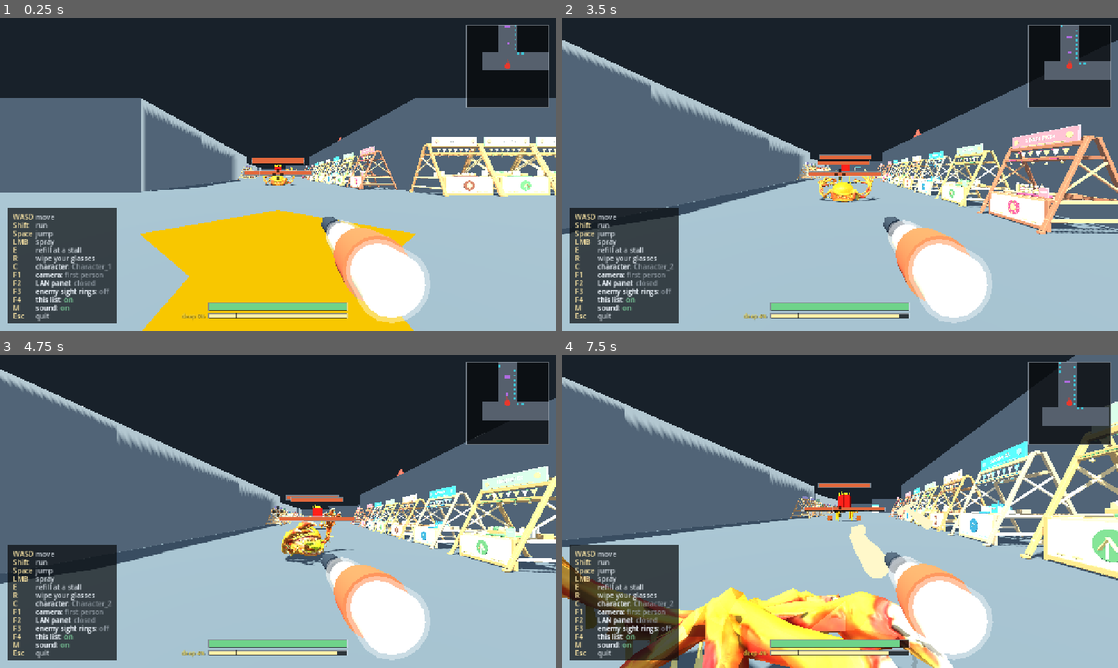
Above: before the commit, frames 1-4 (two rows, left to right).
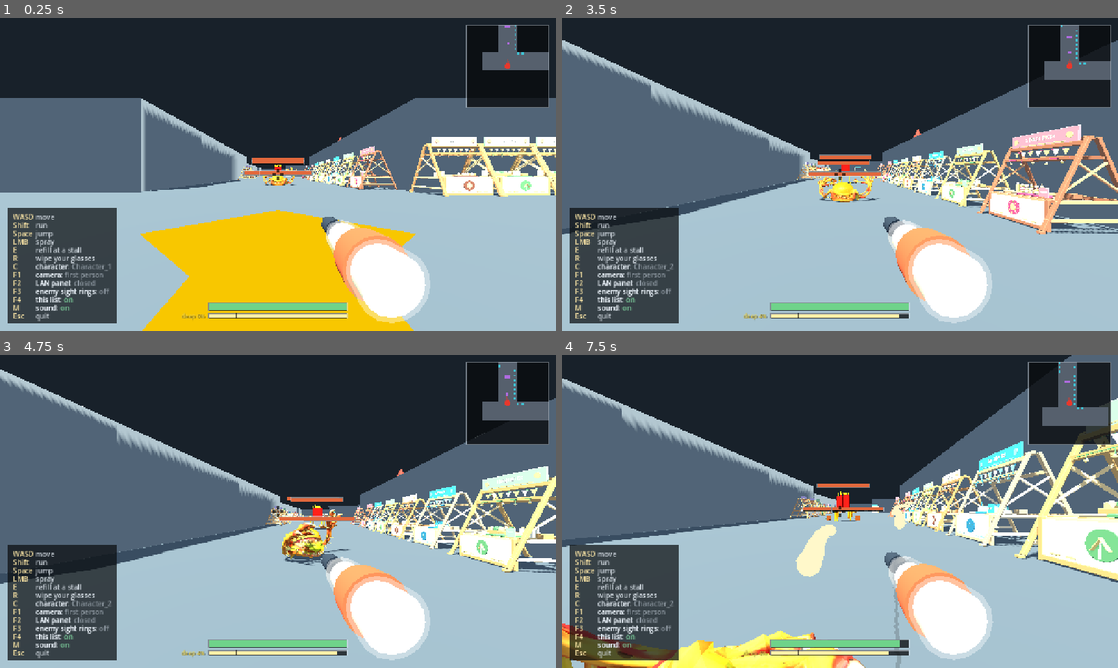
Above: after the commit, the same moments.

Repository: k3vin7/SauceIT-
Game: Godot game, scene res://main.tscn
Same seed, same stepped clock (60 frames per second), same inputs: the game is played once before the commit and once after it.
Inputs (mouse positions are in pixels of both pictures, inside the frame that each line leads up to):
- Up to frame 1 (0.25 s): no input
- Up to frame 2 (3.5 s): tap Enter at 0.5 s; move the mouse to (867, 174) at 0.52 s; press the mouse at (867, 174) at 0.53 s; hold W (move_forward) from 0.53 s (still down); tap Space (jump) at 0.77, 1.52, 3.02 s; move the mouse to (812, 174) at 1.27 s; release the mouse at (812, 174) at 1.28 s; tap E (refill_sauce) at 1.35 s; move the mouse to (851, 168) at 2.02 s; hold Shift (run) 2.03-2.78 s; move the mouse to (834, 180) at 2.77 s; tap C (switch_character) at 2.85 s
- Up to frame 3 (4.75 s): keep holding W (move_forward); move the mouse to (316, 514) at 3.52 s; hold R (wipe_screen) 3.53-4.28 s; tap Space (jump) at 3.77, 4.52 s; move the mouse to (233, 508) at 4.27 s; tap Tab at 4.35 s
- Up to frame 4 (7.5 s): move the mouse to (845, 511) at 5.02 s; tap 1 at 5.1 s; move the mouse to (817, 505) at 5.77 s; release W (move_forward) at 5.78 s; hold D (move_right) 5.78-6.53 s; tap 2 at 5.85 s; tap Space (jump) at 6.02, 6.77 s; move the mouse to (867, 511) at 6.52 s; press the mouse at (867, 511) at 6.53 s; hold W (move_forward) from 6.53 s (still down); move the mouse to (812, 511) at 7.27 s; release the mouse at (812, 511) at 7.28 s; tap E (refill_sauce) at 7.35 s

The runs differ from the first frame. In frame 1, less than 0.1% of the frame differs, in the area x 47-53%, y 48-54%; in frame 2, less than 0.1%; in frame 3, 0.8%; in frame 4, 20%, in the area x 0-100%, y 0-100%.

Commit message:
Let the bun sway with the monster, and keep it out of the street
The arm colliders followed their bones; the bun's three discs did not. Measured
over a walk cycle the Body bone travels 1.00 m across and 1.10 m fore and aft, so
the monster lurched around inside three discs bolted to its node -- which is what
"the collider and the monster move differently" was.

They follow the Body bone now, and the collider's centre tracks the drawn body's
through a stride instead of standing still while it swings.

**Clamped at the floor, both the bun and the arms.** A shape that dips below the
body's own floor is a shape the ground pushes back, and what the ground is
pushing is the whole monster, which then hovers -- the thing an earlier note in
`_bones` was already written about. Sideways they follow; downwards they stop. A
hand may rest on the street and may not reach under it.

**Measuring the union of the whole walk was the wrong answer and is not kept.**
It sounds safer, and it gave a body a fifth taller than anything that ever fills
it: the silhouette swings that much through a stride, so the union describes a
monster nobody can touch. The sway does not want a bigger box, it wants colliders
that move, which is what this is.

probe_enemy is back to the 5 the merge left -- the chase, a rest-pose count, and
the death animation from the character branch.

Diff:
--- a/scripts/enemy.gd
+++ b/scripts/enemy.gd
@@ -23,6 +23,9 @@
 ## How many vertices a body is measured from. Enough that the bound is tight to
 ## well under a centimetre, few enough that the skinning is not felt at build.
 const MEASURED_VERTEX_SAMPLES := 400
+## How many points of the walk the body is measured at. The sway is a slow
+## cycle, so a handful catch its extremes.
+const MEASURED_POSE_SAMPLES := 9
 const MODEL_SCALE_MULTIPLIER := 5.0
 const MODEL_VISUAL_SCALE_MULTIPLIER := 2.0
 const MODEL_TARGET_SIZE := Vector3(2.0, 2.0, 2.0) * MODEL_SCALE_MULTIPLIER
@@ -283,6 +286,11 @@
 ## The limb colliders and the bones they follow, filled in once the rig is known.
 ## Empty on a monster whose rig has no arms, which is every one but the burger.
 var _limb_shapes: Array = []
+## The bun's three discs and where each sits relative to the Body bone's rest.
+## The bun sways a metre either way as the thing walks; left pinned to the node,
+## its colliders stood still while the monster lurched around inside them.
+var _body_shapes: Array = []
+var _body_bone := -1
 var _skeleton: Skeleton3D
 var _bun_radius := 0.9
 var _arm_span := 1.0
@@ -323,7 +331,12 @@
 	radius = _bun_radius
 	_arm_span = drawn.size.x * 0.5
 	contact_reach = maxf(_arm_span - _bun_radius, 0.0)
-	_visual_root.position = Vector3(0.0, -stand_height(), 0.0)
+	# **Placed by where the skin actually ends, not by assuming it starts at zero.**
+	# A ground-origin model has its soles at local y 0 in the pose it was modelled
+	# in; skinned into the pose it stands in, the lowest point is somewhere else,
+	# and lifting by half the height put the whole body a third of a metre into the
+	# street -- which the physics then pushed back out of, so the monster hovered.
+	_visual_root.position = Vector3(0.0, -stand_height() - drawn.position.y, 0.0)
 
 	var bones := _bones()
 	_rest_radius = _bun_radius
@@ -426,9 +439,14 @@
 ## under a centimetre and this runs once, while every vertex is fifteen thousand
 ## matrix products per monster at build.
 func _visual_bounds() -> AABB:
-	_pose_for_measurement()
 	var lo := Vector3.INF
 	var hi := -Vector3.INF
+	# One pose -- the one it stands in. Taking the union of the whole walk sounds
+	# safer and is not: the silhouette swings a fifth of its own height through a
+	# stride, so the union describes a body a fifth too tall that nothing ever
+	# fills. What the sway needs is not a bigger box but colliders that move with
+	# it, which is `_follow_bones`.
+	_pose_for_measurement(0.0)
 	for node in _visual_root.find_children("*", "MeshInstance3D", true):
 		var mesh := node as MeshInstance3D
 		var to_body := _visual_root.transform * _relative_transform(mesh)
@@ -444,11 +462,14 @@
 ## Puts the rig in the pose the monster stands in before anything is measured
 ## off it. Without this the skeleton is still at its rest pose and the skinning
 ## below would faithfully reproduce the box this exists to stop using.
-func _pose_for_measurement() -> void:
-	if _animation_player == null or _idle_animation.is_empty():
-		return
-	_animation_player.play(_idle_animation)
-	_animation_player.seek(0.0, true)
+func _pose_for_measurement(through := 0.0) -> void:
+	if _animation_player == null or _walk_animation.is_empty():
+		return
+	var clip := _animation_player.get_animation(_walk_animation)
+	if clip == null:
+		return
+	_animation_player.play(_walk_animation)
+	_animation_player.seek(clip.length * clampf(through, 0.0, 1.0), true)
 	_animation_player.advance(0.0)
 
 
@@ -535,7 +556,7 @@
 ## The nearest limb segment that the point is actually near: a hit on the bun is
 ## metres from either arm and must not be dragged into one.
 func _bone_for(at: Vector3) -> int:
-	if _skeleton == null or _limb_shapes.is_empty():
+	if _skeleton == null or (_limb_shapes.is_empty() and _body_shapes.is_empty()):
 		return -1
 	var into_body := global_transform.affine_inverse() * _skeleton.global_transform
 	var local: Vector3 = global_transform.affine_inverse() * at
@@ -595,7 +616,25 @@
 		# tell apart and one shape fewer to move every frame.
 		_limb_shapes.push_back({"shape": arm, "a": upper, "b": hand})
 		_limb_shapes.push_back({"shape": palm, "a": fore, "b": hand})
+
+	# **And the bun, which sways as much as the arms do.** Measured over a walk
+	# cycle the Body bone travels 1.00 m across and 1.10 m fore and aft, so three
+	# discs bolted to the node are three discs the monster walks out of.
+	_body_bone = _skeleton.find_bone("Body")
+	if _body_bone >= 0:
+		var rest := _bone_in_body(_body_bone, true).affine_inverse()
+		for named in ["BottomBun", "Fillings", "TopBun"]:
+			var disc := _find_shape(named)
+			if disc != null:
+				_body_shapes.push_back({"shape": disc, "at": rest * disc.transform})
 	_follow_bones()
+
+
+## A bone's transform in the body's own space, posed or at rest.
+func _bone_in_body(bone: int, at_rest := false) -> Transform3D:
+	var into := global_transform.affine_inverse() * _skeleton.global_transform
+	return into * (_skeleton.get_bone_global_rest(bone) if at_rest
+		else _skeleton.get_bone_global_pose(bone))
 
 
 func _find_shape(named: String) -> CollisionShape3D:
@@ -610,6 +649,21 @@
 func _follow_bones() -> void:
 	if _skeleton == null or _limb_shapes.is_empty():
 		return
+	if _body_bone >= 0 and not _body_shapes.is_empty():
+		var now := _bone_in_body(_body_bone)
+		var floor_y := -height * 0.5
+		for part in _body_shapes:
+			var shape: CollisionShape3D = part["shape"]
+			var placed: Transform3D = now * (part["at"] as Transform3D)
+			# **Swayed, but never pushed through the street.** The bun rocks a
+			# metre either way as it walks and the colliders should rock with it,
+			# but a shape that dips below the body's own floor is a shape the
+			# ground pushes back -- and what the ground is pushing is the whole
+			# monster, which then hovers. Sideways it follows; downwards it stops.
+			var disc := shape.shape as CylinderShape3D
+			var reach: float = disc.height * 0.5 if disc != null else 0.0
+			placed.origin.y = maxf(placed.origin.y, floor_y + reach)
+			shape.transform = placed
 	var into_body := global_transform.affine_inverse() * _skeleton.global_transform
 	for limb in _limb_shapes:
 		var shape: CollisionShape3D = limb["shape"]
@@ -622,7 +676,15 @@
 		if span.length_squared() < 0.000001:
 			continue
 		capsule.height = span.length() + capsule.radius * 2.0
-		shape.transform = Transform3D(_aligned_basis(span), (a + b) * 0.5)
+		var placed := Transform3D(_aligned_basis(span), (a + b) * 0.5)
+		# Held above the street for the same reason the bun is: an arm swinging
+		# below the body's own floor is pushed back by the ground, and what gets
+		# pushed is the monster. A hand may rest on the street; it may not reach
+		# under it.
+		var half: float = absf(placed.basis.y.y) * capsule.height * 0.5 \
+			+ (absf(placed.basis.x.y) + absf(placed.basis.z.y)) * capsule.radius
+		placed.origin.y = maxf(placed.origin.y, -height * 0.5 + half)
+		shape.transform = placed
 
 
 ## **Hangs the hand-walking modifier on the rig, when it is asked for.**
